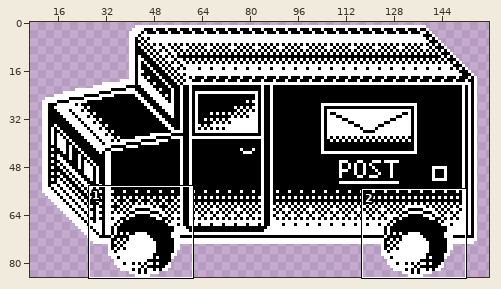
One commit to this pixel-art file: Assets/Aseprite/New/PostalVan.aseprite. The picture above shows the old version from afar; the outline marks the close-up.
Close-up. As it was:
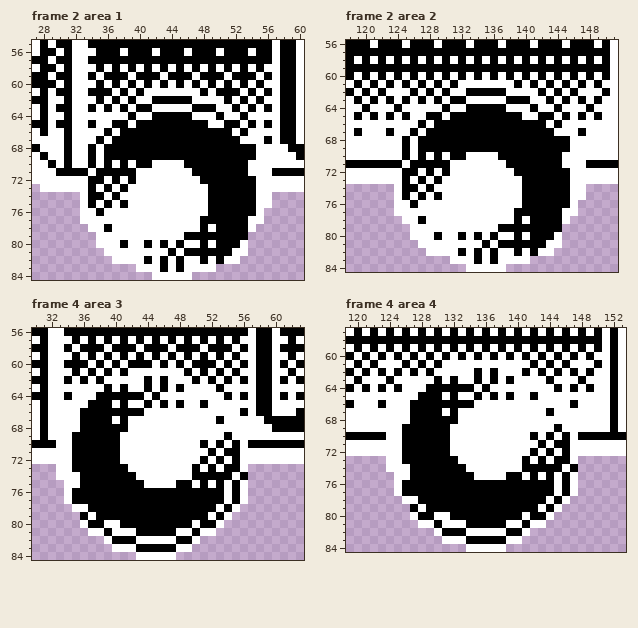
171x85 pixels, 4 frames. Shown: frame 2 area 1: x 27..60, y 55..84; frame 2 area 2: x 118..151, y 56..84; frame 4 area 3: x 30..63, y 56..84; frame 4 area 4: x 119..153, y 57..84. The wide view leaves out empty margins.
After the commit:
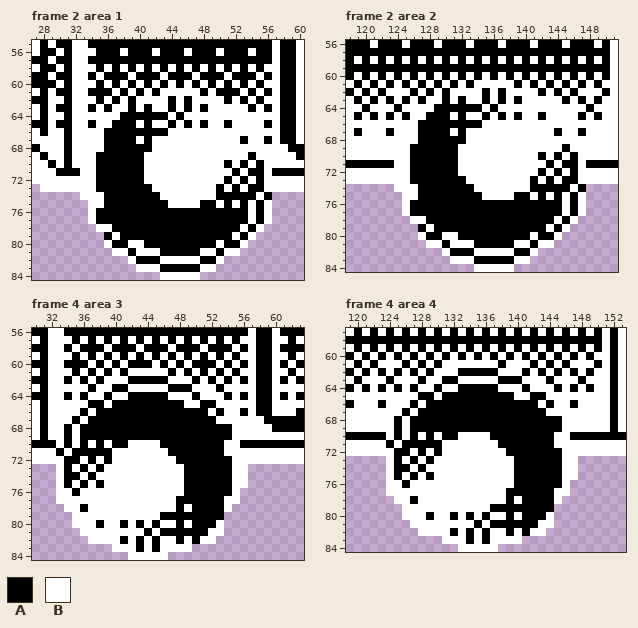
Palette (. is transparent): A #000000  B #ffffff
Commit: Fix Wheel rotation ase. files
Difference:
Changed rows in their new state; - is an unchanged pixel.
Frame 2 area 1, layer "Wheels":
first column x 33:
61 ---------A--------------
62 ---------BB-B-----------
63 -----BAB---A-AB-B--B----
64 -----A-AA--B-B---B--B---
65 ------AB-BB-B-B----B-B--
66 ----A------BBBBBBBB-B---
67 --BA---B-BBBBBBBBBBBA---
68 -B-------BBBBBBBBBBBBB--
69 -BA-----BBBBBBBBBBBBB---
70 -BA-A-A-B----BBBBB-B--A-
71 B------A------BBBBB-BAA-
72 -B-A-A-A-------BBB-B-BA-
73 -BA-A-AAA-------B-B-B-A-
74 -BBA-AAAAA------B------A
75 .B--A-AAAAA----A-B-B-BA-
76 .--AAAAAAAAAAAAA-----BAB
77 .-AAAAAAAAAAAAA-------AB
78 -.-BAAAAAAAAAAA-A---BAB-
79 --.A-AAAAAAAA------B-B--
80 --.-A----A-A-AA-AB------
81 ---.--A---A-A--BB-B-.---
82 ----..-A-AB-B---AB..----
83 -----------A-AA---------
84 ---------.----B---------
Frame 2 area 2, layer "Wheels":
first column x 124:
61 ---------A--------------
62 ---------BB-B-----------
63 -----BAB---A-AB-B--B----
64 -----A-AA--B-B---B--B---
65 ------AB-BB-B-B----B-B--
66 ----A------BBBBBBBB-B---
67 --BA---B-BBBBBBBBBBBA---
68 -B-------BBBBBBBBBBBBB--
69 -BA-----BBBBBBBBBBBBB---
70 -BA-A-A-B----BBBBB-B--A-
71 B------A------BBBBB-BAA-
72 -B-A-A-A-------BBB-B-BA-
73 -BA-A-AAA-------B-B-B-A-
74 -BBA-AAAAA------B------A
75 .B--A-AAAAA----A-B-B-BA-
76 .--AAAAAAAAAAAAA-----BAB
77 .-AAAAAAAAAAAAA-------AB
78 -.-BAAAAAAAAAAA-A---BAB-
79 --.A-AAAAAAAA------B-B--
80 --.-A----A-A-AA-AB------
81 ---.--A---A-A--BB-B-.---
82 ----..-A-AB-B---AB..----
83 -----------A-AA---------
84 ---------.----B---------
Frame 4 area 3, layer "Wheels":
first column x 33:
61 --------------A---------
62 ---------AA-A-----------
63 ----A-BA---B-BA-A-------
64 ---A-B-BB--A-A---A------
65 ------BA-AA-A-A----A----
66 ----B------AAAAAAAA-A---
67 --AB---A-AAAAAAAAAAAB---
68 -A-------AAAAAAAAAAAAA--
69 -AB-----AAAAAAAAAAAAA---
70 -AB-B-B-A----AAAAA-A--BA
71 A------B------AAAAA-ABB-
72 -A-B-B-B-------AAA-A-AB-
73 -AB-B-BBB-------A-A-A-B-
74 -AAB-BBBBB------A------B
75 BA--B-BBBBB----B-A-A-AB-
76 B--BBBBBBBBBBBBB-----AB.
77 B-BBBBBBBBBBBBB-------B.
78 -B-ABBBBBBBBBBB-B---AB.-
79 --BB-BBBBBBBB------A-.--
80 --B-B----B-B-BB-BA------
81 ---B--B---B-B--AA-A-B---
82 ----BB-B-BA-A---BABB----
83 -----------B-BB---------
84 ---------B----.---------
Frame 4 area 4, layer "Wheels":
first column x 124:
61 --------------A---------
62 ---------AA-A-----------
63 ----A-BA---B-BA-A-------
64 ---A-B-BB--A-A---A------
65 ------BA-AA-A-A----A----
66 ----B------AAAAAAAA-A---
67 --AB---A-AAAAAAAAAAAB---
68 -A-------AAAAAAAAAAAAA--
69 -AB-----AAAAAAAAAAAAA---
70 -AB-B-B-A----AAAAA-A--BA
71 A------B------AAAAA-ABB-
72 -A-B-B-B-------AAA-A-AB-
73 -AB-B-BBB-------A-A-A-B-
74 -AAB-BBBBB------A------B
75 BA--B-BBBBB----B-A-A-AB-
76 B--BBBBBBBBBBBBB-----AB.
77 B-BBBBBBBBBBBBB-------B.
78 -B-ABBBBBBBBBBB-B---AB.-
79 --BB-BBBBBBBB------A-.--
80 --B-B----B-B-BB-BA------
81 ---B--B---B-B--AA-A-B---
82 ----BB-B-BA-A---BABB----
83 -----------B-BB---------
84 ---------B----.---------
Where, in picture pixels (left, top, right, bottom), the same in both close-ups:
changed: (80, 88, 272, 280)
changed: (394, 80, 586, 272)
changed: (56, 368, 248, 560)
changed: (386, 360, 578, 552)
